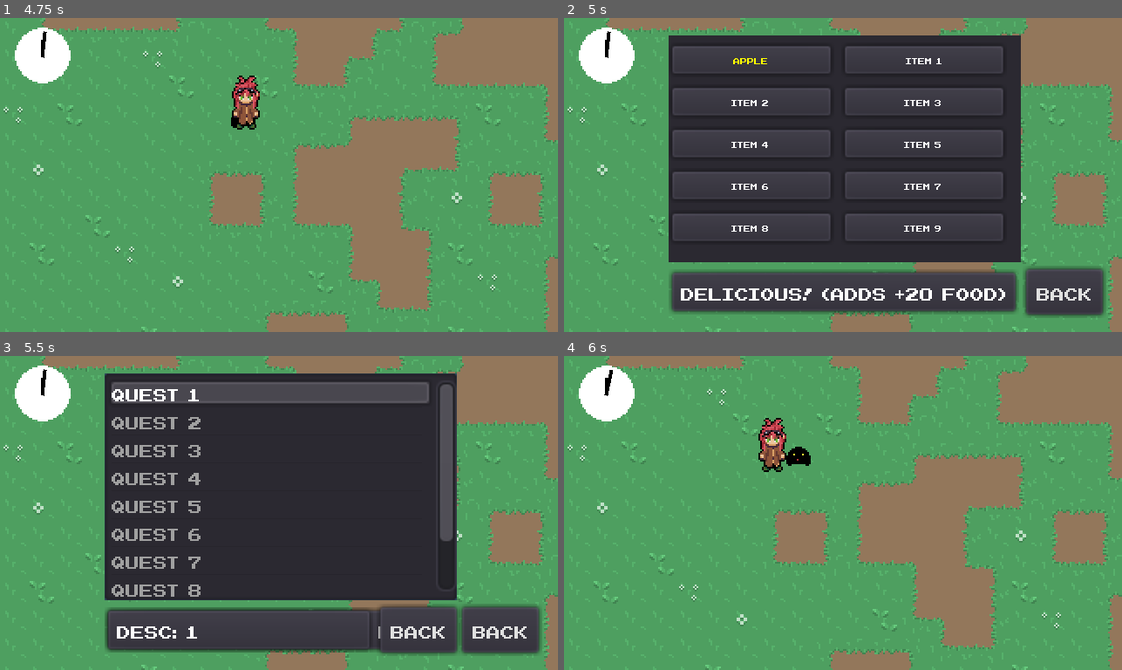
Above: before the commit, frames 1-4 (two rows, left to right).
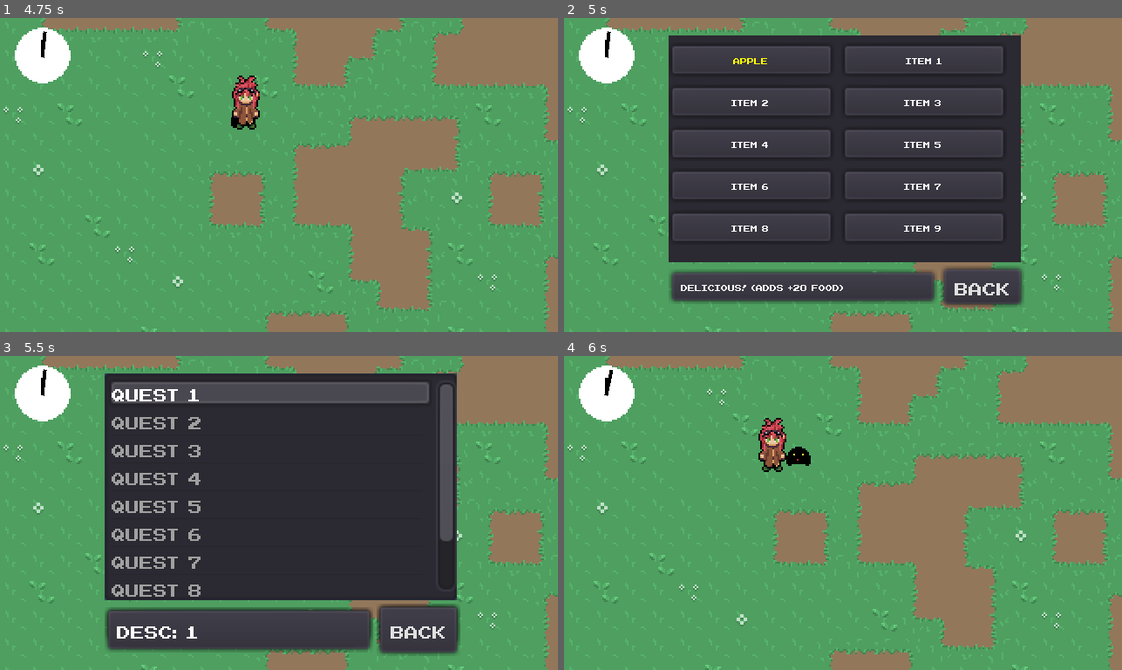
Above: after the commit, the same moments.

Repository: Morphclue/evo-world
Game: Godot game, scene res://world.tscn
The game is run twice, just before and just after one commit, with the same random seed, the same clock (stepped at 60 frames per second) and the same inputs.
Inputs:
- Up to frame 1 (4.75 s): tap Enter (ui_accept) at 0.5, 0.77, 2, 2.27, 2.75, 3.77, 4.25, 4.52 s; hold D (right) 0.53-1.25 s; tap J (journal) at 0.6, 2.1, 2.85, 3.6, 4.35 s; click "Back" at 1.25 s; hold S (down) 2.03-2.78 s; hold D (right) 2.78-3.53 s; hold Up (ui_up) 3.53-4.28 s; hold A (left) from 4.28 s (still down)
- Up to frame 2 (5 s): keep holding A (left); tap I (inventory) at 4.9 s
- Up to frame 3 (5.5 s): keep holding A (left); tap J (journal) at 5.1 s; tap Enter (ui_accept) at 5.27 s
- Up to frame 4 (6 s): tap Enter (ui_accept) at 5.75 s; release A (left) at 5.78 s; hold S (down) from 5.78 s (still down); tap J (journal) at 5.85 s

Frame 1 is identical in both runs. In frame 2, 6.5% of the frame differs, in the area x 18-98%, y 78-96%; in frame 3, 2.9%; in frame 4, nothing differs.

Commit message:
fix: inventory font-size

Diff:
--- a/ui/menus/inventory.gd
+++ b/ui/menus/inventory.gd
@@ -68,13 +68,15 @@
 
 
 func _load_ui() -> void:
+	var unique_font = font.duplicate()
+	unique_font.size = 8
+	description.add_font_override("font", unique_font)
+
 	for item in items:
 		var panel_container: PanelContainer = PanelContainer.new()
 		panel_container.rect_min_size = Vector2(PANEL_MIN_SIZE_X, PANEL_MIN_SIZE_Y)
 
 		var label: Label = Label.new()
-		var unique_font = font.duplicate()
-		unique_font.size = 8
 		label.add_font_override("font", unique_font)
 		label.text = item.item_name
 		label.align = Label.ALIGN_CENTER
